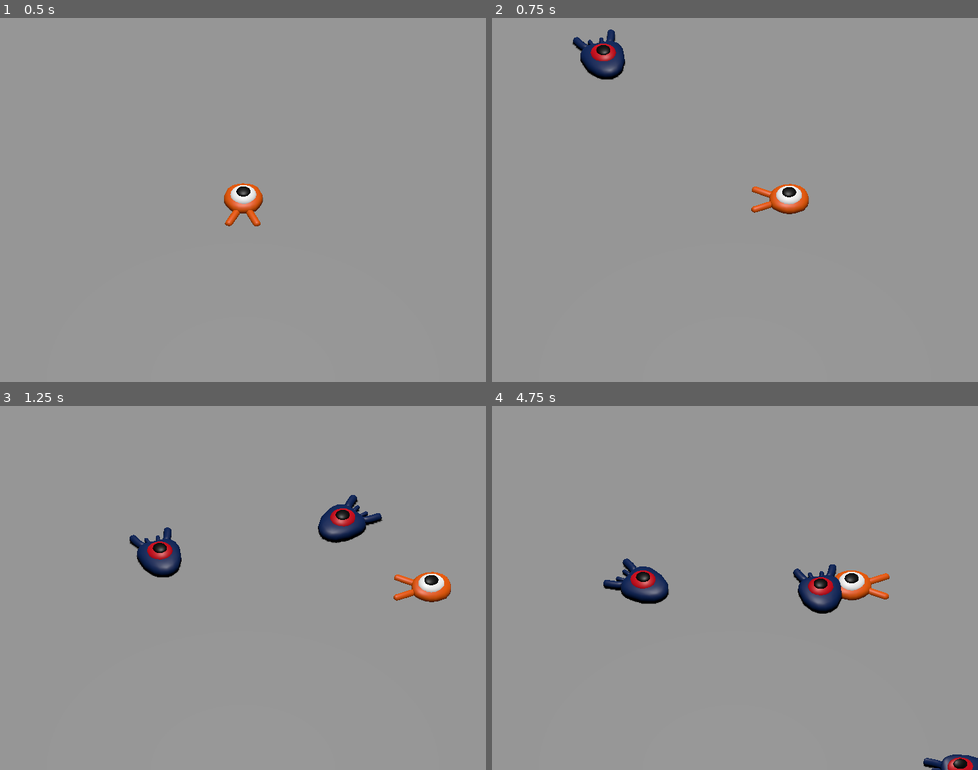
Above: before the commit, frames 1-4 (two rows, left to right).
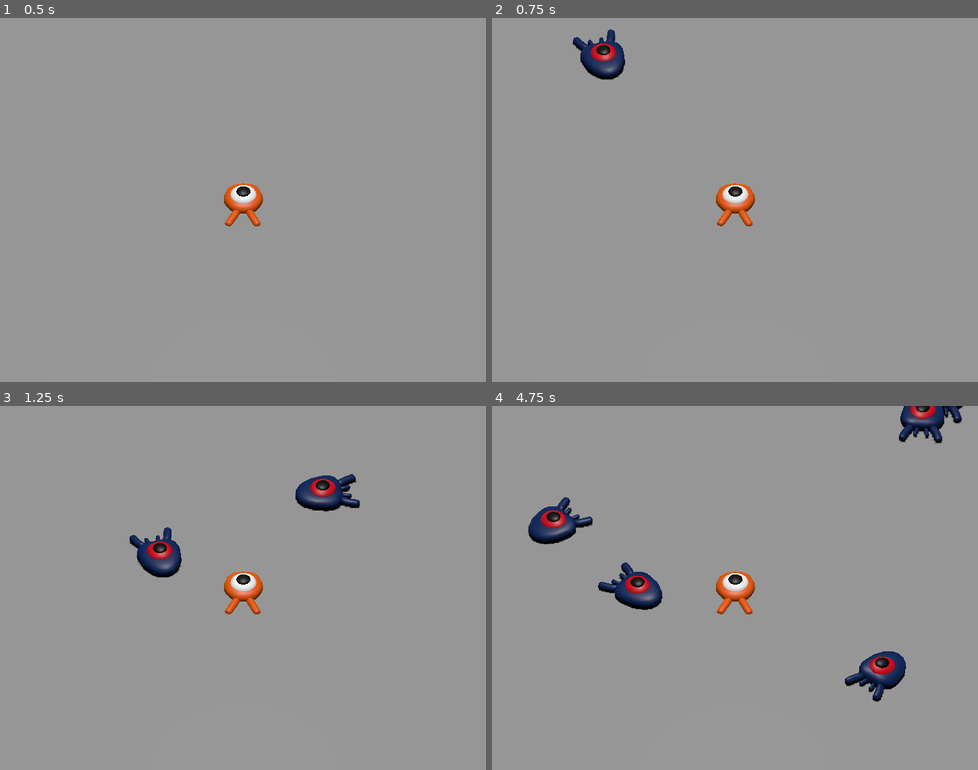
Above: after the commit, the same moments.

Repository: Vorgenstad/first-3d-game
Game: Godot game, scene res://scenes/main.tscn
The game is run twice, just before and just after one commit, with the same random seed, the same clock (stepped at 60 frames per second) and the same inputs. The project has no main scene, so this scene is started directly.
Inputs:
- Up to frame 1 (0.5 s): no input
- Up to frame 2 (0.75 s): tap Enter at 0.5 s; hold D (move_right) from 0.53 s (still down); tap Space (jump) at 0.6 s
- Up to frame 3 (1.25 s): keep holding D (move_right); tap Space (jump) at 0.77, 1.07 s
- Up to frame 4 (4.75 s): release D (move_right) at 1.28 s; hold S (move_back) 1.28-2.03 s; tap Space (jump) at 1.35, 1.52, 1.82, 2.1, 2.85, 3.02, 3.32, 3.6, 3.77, 4.07, 4.35, 4.52 s; hold D (move_right) 2.03-2.78 s; hold W (move_forward) 2.78-3.53 s; hold A (move_left) from 3.53 s (still down)

Frame 1 is identical in both runs. In frame 2, 1.3% of the frame differs, in the area x 46-66%, y 45-58%; in frame 3, 3.2%; in frame 4, 6.5%, in the area x 7-100%, y 0-100%.
Error after the commit: Parse Error: Expected indented block after "elif" block. (res://scenes/player.gd:40)

Commit message:
Added player jump

Diff:
--- a/scenes/player.gd
+++ b/scenes/player.gd
@@ -2,6 +2,9 @@
 
 @export var speed = 14
 @export var fall_acceleration = 75
+@export var jump_impulse = 20
+
+var target_velocity = Vector3.ZERO
 
 func _physics_process(delta):
 	var direction = calculate_direction()
@@ -30,8 +33,10 @@
 
 func calculate_velocity(direction, delta):
 	var target_velocity = Vector3(direction.x * speed, 0, direction.z * speed)
+	target_velocity.z = direction.z * speed
 
 	if not is_on_floor():
 		target_velocity.y = target_velocity.y - (fall_acceleration * delta)
+	elif Input.is_action_just_pressed("jump"):
 
 	return target_velocity
